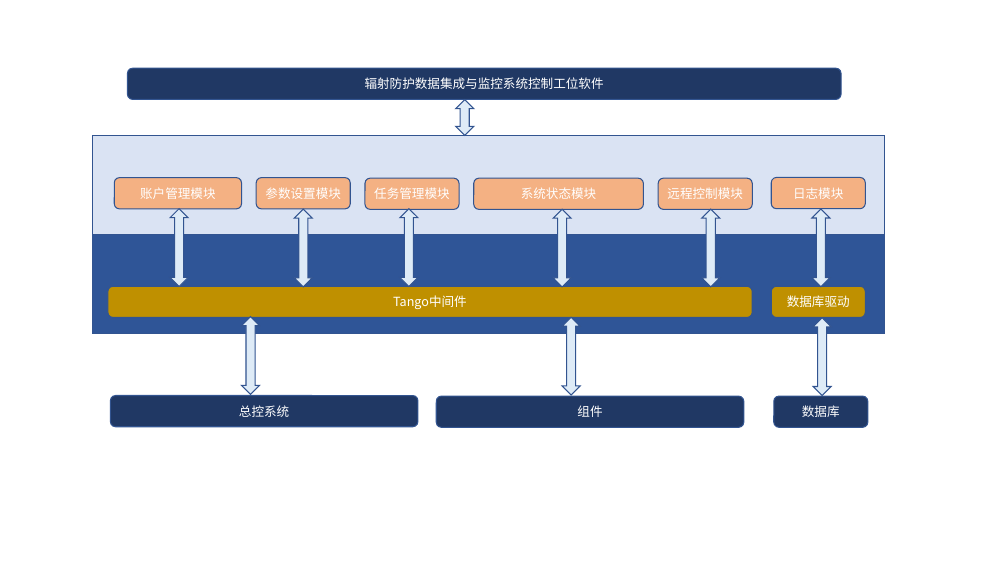
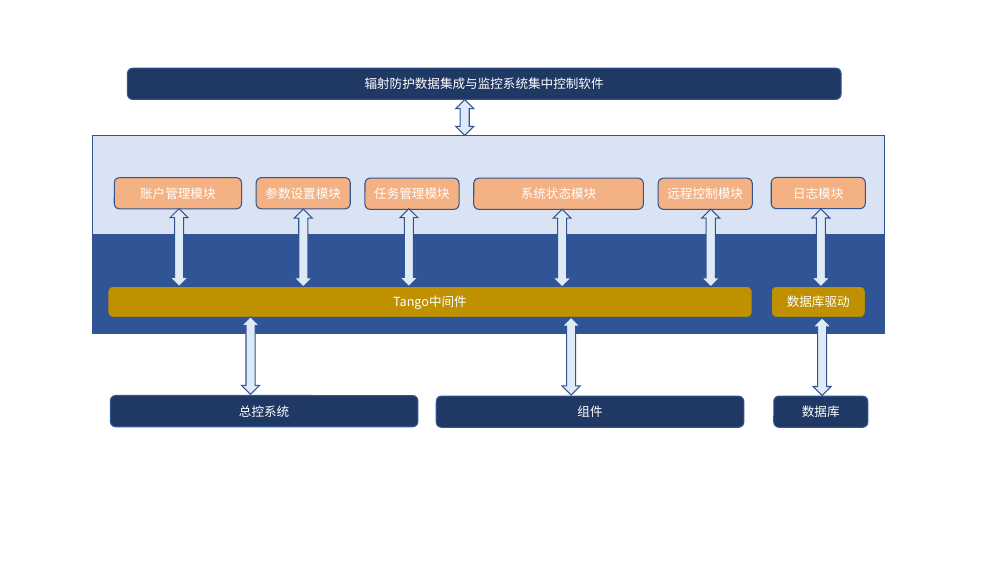
Before and after one commit to xiechongzhu/RadiationSystem, a slide deck: slide 2 of 项目文档/设计/Design.pptx. Drawn at 1008x567 pixels with LibreOffice and Linux fonts; fonts in the diff are those of the drawing. Boxes give left, top, right and bottom in pixels: in the first picture for what was removed or moved away, otherwise in the second. Text is boxed around its words. In the diff, an @@ line names an element or a change of style, - is before the commit and + after.

Commit message:
软件名称更改

```diff
--- a/项目文档/设计/Design.pptx
+++ b/项目文档/设计/Design.pptx
@@ text in rounded rectangle at (365,77,604,89): text changed @@
-辐射防护数据集成与监控系统控制工位软件
+辐射防护数据集成与监控系统集中控制软件
```
Also in this commit, not shown: 1 other slide changed, 33 other files.
